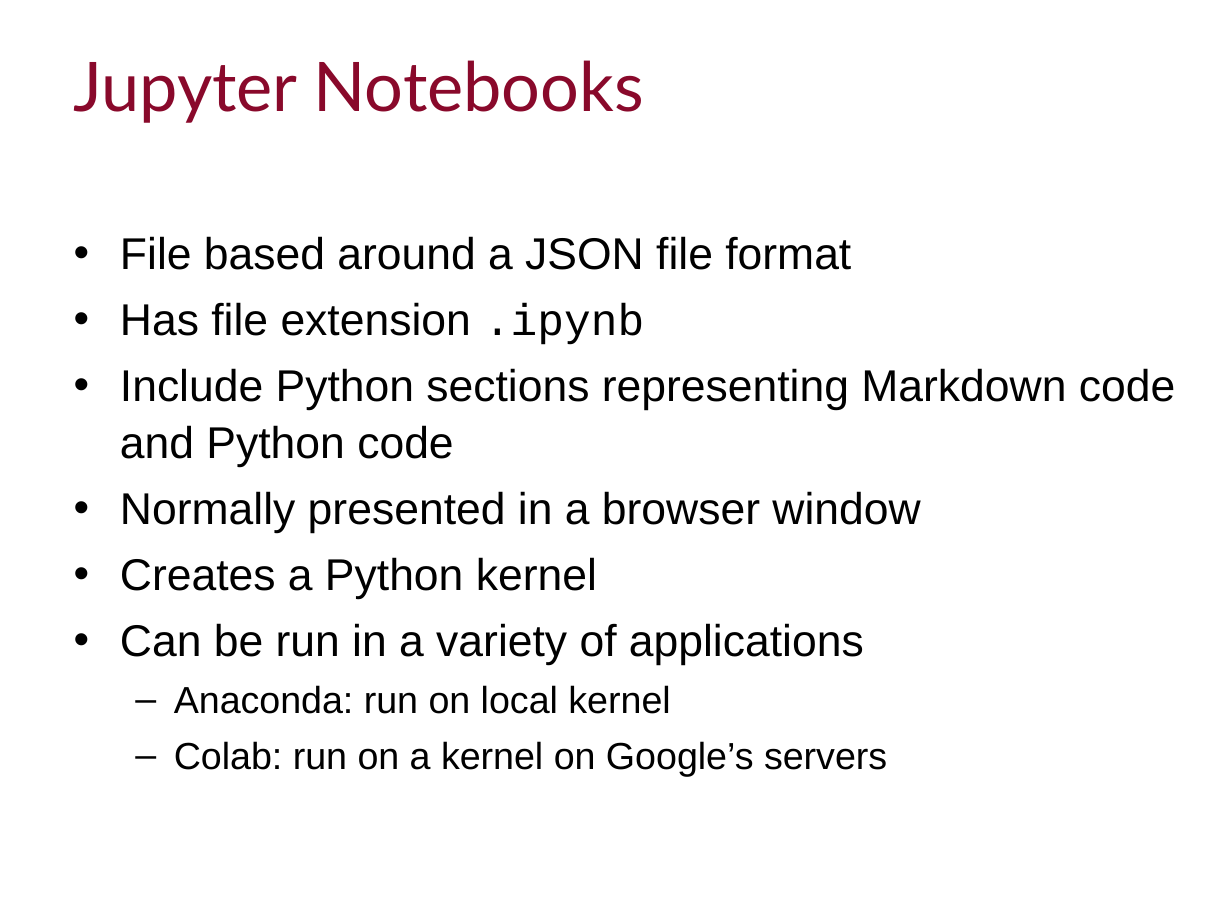
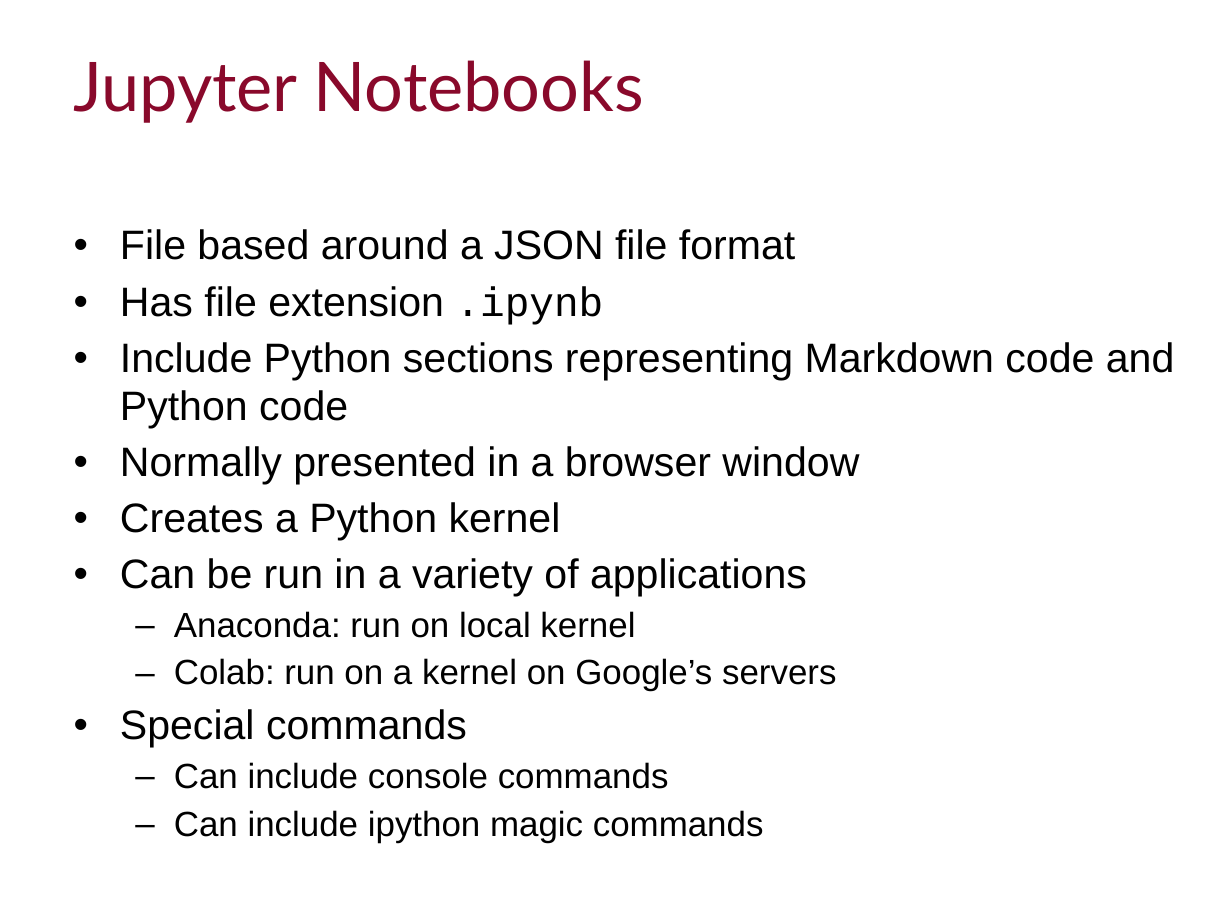
Before and after one commit to ImperialCollegeLondon/RCDS-managing-and-running-python-effectively, a slide deck: slide 21 of Managing and Running Python Effectively.pptx (slide 24 before the commit). Drawn at 1232x924 pixels with LibreOffice and Linux fonts; fonts in the diff are those of the drawing; background and template pictures are left out. Boxes give left, top, right and bottom in pixels: in the first picture for what was removed or moved away, otherwise in the second. Text is boxed around its words. In the diff, an @@ line names an element or a change of style, - is before the commit and + after.

```diff
--- a/Managing and Running Python Effectively.pptx
+++ b/Managing and Running Python Effectively.pptx
@@ text at (x1=120, y1=229, x2=1175, y2=691): size 26 to 24.1 pt in "File based around a JSON file format", "Has file extension .ipynb", "Include Python sections representing Markdown code and ...", "Normally presented in a browser window" and 2 more places; size 22 to 20.4 pt in "Anaconda: run on local kernel", "Colab: run on a kernel on Google’s ..."; line spacing 1.07 to 0.97 @@
@@ text at (x1=120, y1=709, x2=764, y2=843): paragraphs added @@
+• Special commands
+  – Can include console commands
+  – Can include ipython magic commands
```
